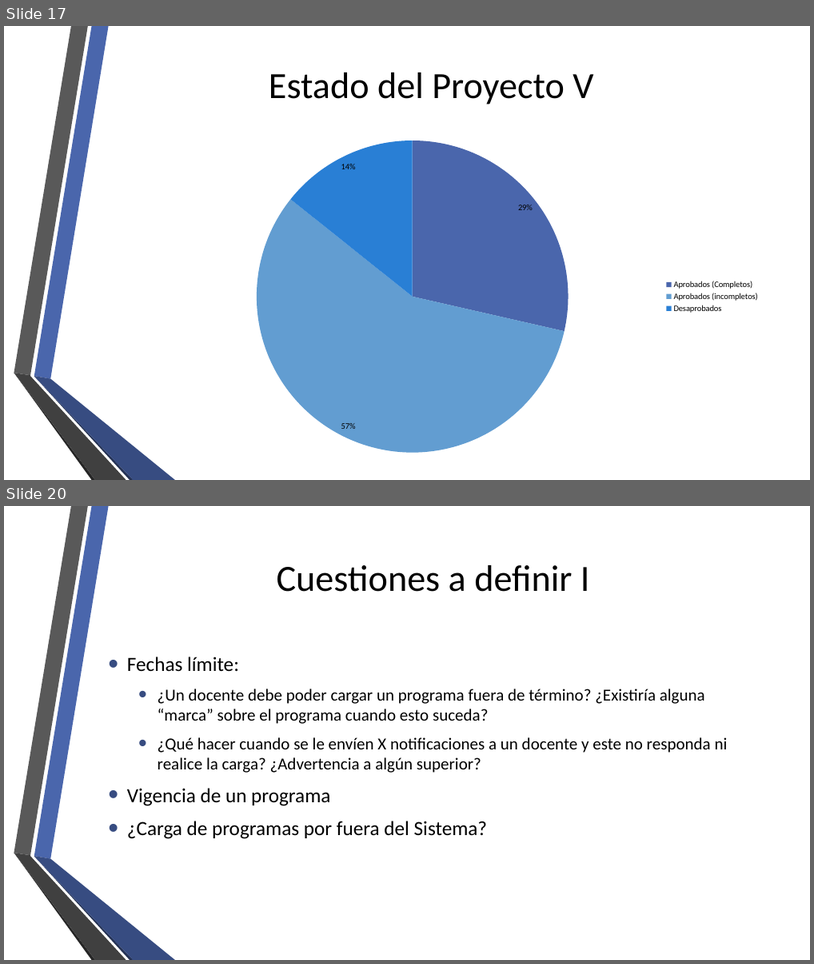
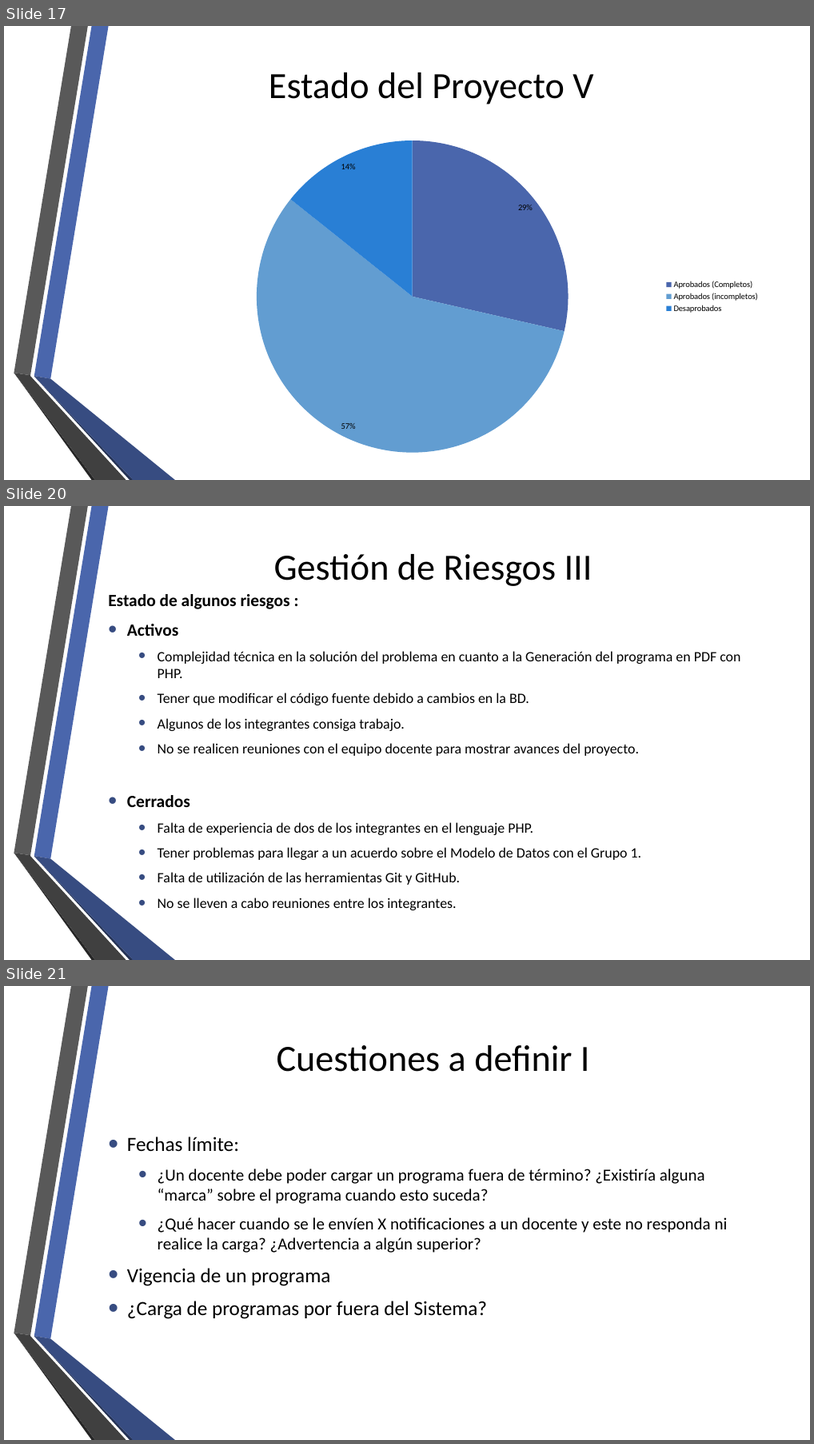
Before and after one commit to fge23/Sistema-VASPA, a slide deck: Presentaciones/presentacion vaspa - 12 - Noviembre 2019.pptx. Shown one above the other, each under a label of ours: slides 17 and 20 before the commit, slides 17, 20 and 21 after it; the slides between them are not shown. The pictures are 814x964 and 814x1444 pixels, drawn with LibreOffice and Linux fonts; fonts in the diff are those of the drawing; background and template pictures are left out. Boxes give left, top, right and bottom in pixels: in the first picture for what was removed or moved away, otherwise in the second. Text is boxed around its words. In the diff, an @@ line names an element or a change of style, - is before the commit and + after.

Commit message:
Actualizacion presentación, agregado Gestión de Riesgos

```diff
--- a/Presentaciones/presentacion vaspa - 12 - Noviembre 2019.pptx
+++ b/Presentaciones/presentacion vaspa - 12 - Noviembre 2019.pptx
@@ slide 20 added at [4, 506, 810, 960], background picture (left out); not listed: 6 template elements that a slide beside it also shows @@
@@ title added at [274, 554, 593, 586], 44 pt, text #000000 @@
+Gestión de Riesgos III
@@ text added at [127, 624, 741, 910], 17 pt, text #000000 @@
+Estado de algunos riesgos :
+• Activos
+  • Complejidad técnica en la solución del problema en cuanto a la Generación del programa en PDF con PHP.
+  • Tener que modificar el código fuente debido a cambios en la BD.
+  • Algunos de los integrantes consiga trabajo.
+  • No se realicen reuniones con el equipo docente para mostrar avances del proyecto.
+• Cerrados
+  • Falta de experiencia de dos de los integrantes en el lenguaje PHP.
+  • Tener problemas para llegar a un acuerdo sobre el Modelo de Datos con el Grupo 1.
+  • Falta de utilización de las herramientas Git y GitHub.
+  • No se lleven a cabo reuniones entre los integrantes.
@@ what was slide 20 is now slide 21 @@
```
Also in this commit, not shown: 1 slide changed, 1 other slide added, 1 slide removed.
